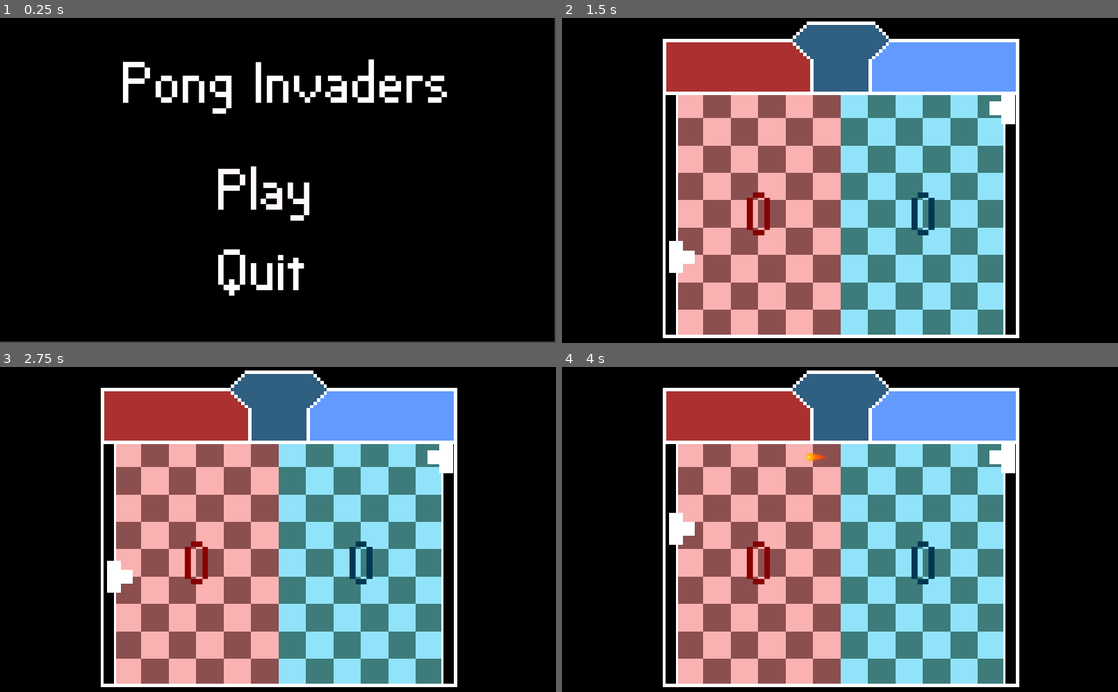
Above: before the commit, frames 1-4 (two rows, left to right).
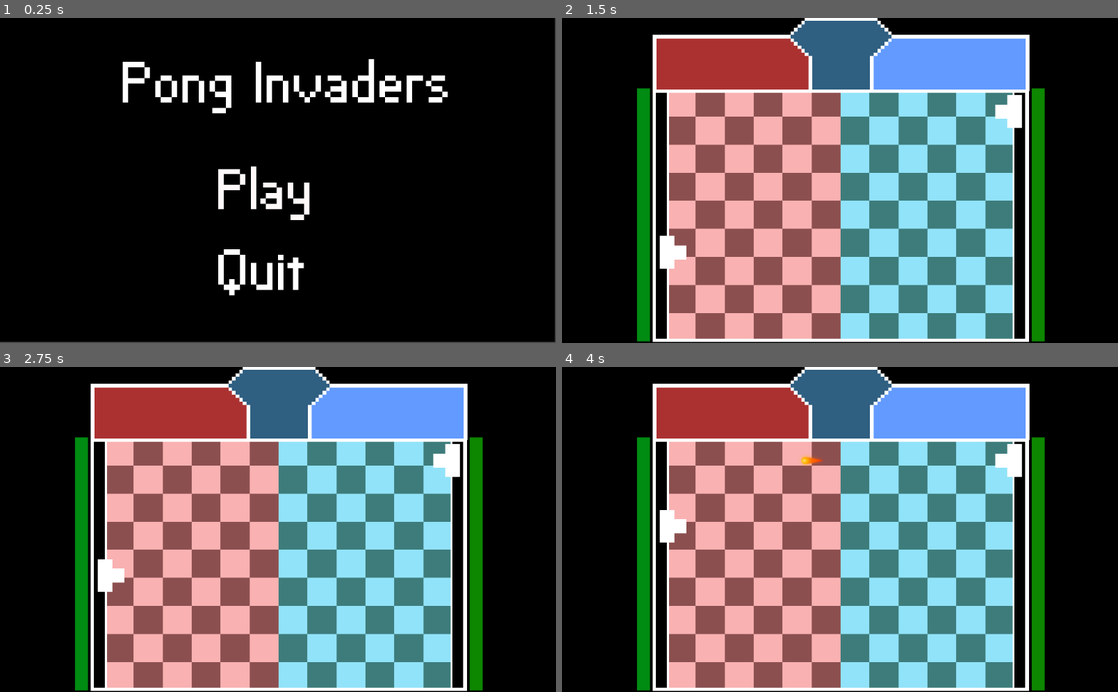
Above: after the commit, the same moments.

Repository: Raelr/dd-pong-invaders
Game: Godot game, scene res://scenes/Main.tscn
Same seed, same stepped clock (60 frames per second), same inputs: the game is played once before the commit and once after it.
Inputs (mouse positions are in pixels of both pictures, inside the frame that each line leads up to):
- Up to frame 1 (0.25 s): no input
- Up to frame 2 (1.5 s): tap Enter at 0.5 s; move the mouse to (828, 193) at 0.52 s; hold W 0.53-1.28 s; click (828, 193) at 0.6 s; move the mouse to (728, 196) at 1.27 s; hold S from 1.28 s (still down); tap E at 1.35 s
- Up to frame 3 (2.75 s): move the mouse to (333, 458) at 2.02 s; release S at 2.03 s; hold W from 2.03 s (still down); hold O from 2.03 s (still down)
- Up to frame 4 (4 s): move the mouse to (812, 594) at 2.77 s; release O at 2.78 s; tap F at 2.85 s; click (812, 594) at 2.92 s; move the mouse to (1006, 578) at 3.52 s; release W at 3.53 s; hold S from 3.53 s (still down); hold H from 3.53 s (still down)

The runs differ from the first frame. In frame 1, 1.4% of the frame differs, in the area x 0-100%, y 0-100%; in frame 2, 22%; in frame 3, 22%; in frame 4, 22%, in the area x 13-87%, y 0-100%.

Commit message:
Fixed aspect ratio and added new UI

Diff:
--- a/project.godot
+++ b/project.godot
@@ -21,7 +21,7 @@
 
 [display]
 
-window/stretch/mode="2d"
+window/stretch/mode="viewport"
 window/stretch/aspect="keep"
 
 [input]
--- a/scenes/Arena.tscn
+++ b/scenes/Arena.tscn
@@ -1,10 +1,11 @@
-[gd_scene load_steps=7 format=2]
+[gd_scene load_steps=8 format=2]
 
 [ext_resource path="res://scenes/TileHalf.tscn" type="PackedScene" id=1]
 [ext_resource path="res://sprites/ArenaOutline.png" type="Texture" id=2]
 [ext_resource path="res://scenes/ArenaManager.gd" type="Script" id=3]
 [ext_resource path="res://fonts/VPPixel-Simplified.otf" type="DynamicFontData" id=4]
 [ext_resource path="res://sprites/ScoreBoard.png" type="Texture" id=5]
+[ext_resource path="res://sprites/HealthBar.png" type="Texture" id=6]
 
 [sub_resource type="DynamicFont" id=1]
 size = 100
@@ -26,6 +27,7 @@
 duration = 0.5
 
 [node name="PlayerTwoTimer" type="Label" parent="."]
+visible = false
 modulate = Color( 0, 0.223529, 0.321569, 1 )
 margin_left = 119.08
 margin_top = -78.7556
@@ -38,6 +40,7 @@
 }
 
 [node name="PlayerOneTimer" type="Label" parent="."]
+visible = false
 modulate = Color( 0.533333, 0, 0, 1 )
 margin_left = -168.709
 margin_top = -78.7556
@@ -57,3 +60,35 @@
 position = Vector2( 0.33181, -274.197 )
 scale = Vector2( 3, 3 )
 texture = ExtResource( 5 )
+
+[node name="PlayerOneHealth" type="TextureProgress" parent="."]
+modulate = Color( 0, 0.54902, 0.0745098, 1 )
+margin_left = -337.534
+margin_top = -216.964
+margin_right = -326.534
+margin_bottom = -72.9641
+rect_scale = Vector2( 2, 3 )
+step = 10.0
+value = 100.0
+rounded = true
+texture_progress = ExtResource( 6 )
+fill_mode = 3
+__meta__ = {
+"_edit_use_anchors_": false
+}
+
+[node name="PlayerTwoHealth" type="TextureProgress" parent="."]
+modulate = Color( 0.054902, 0.529412, 0, 1 )
+margin_left = 316.095
+margin_top = -216.964
+margin_right = 327.095
+margin_bottom = -72.9641
+rect_scale = Vector2( 2, 3 )
+step = 10.0
+value = 100.0
+rounded = true
+texture_progress = ExtResource( 6 )
+fill_mode = 7
+__meta__ = {
+"_edit_use_anchors_": false
+}
--- a/scenes/ArenaManager.gd
+++ b/scenes/ArenaManager.gd
@@ -4,14 +4,14 @@
 	$TileHalfLeft.swap_colors()
 	$TileHalfRight.swap_colors()
 
-func display_timer(is_player_one : bool) -> void:
+func display_timer(is_player_one : bool, status : bool) -> void:
 	if is_player_one:
-		$PlayerOneTimer.visible = true
+		$PlayerOneTimer.visible = status
 	else:
-		$PlayerTwoTimer.visible = true
+		$PlayerTwoTimer.visible = status
 
 func increment_player_timer(delta : float, is_player_one : bool) -> void:
 	if is_player_one:
-		$PlayerOneTimer.text = str(int(delta))
+		$PlayerOneTimer.text = str(int(delta) + 1)
 	else:
-		$PlayerTwoTimer.text = str(int(delta))
+		$PlayerTwoTimer.text = str(int(delta) + 1)
--- a/scenes/Main.tscn
+++ b/scenes/Main.tscn
@@ -33,14 +33,14 @@
 
 [node name="PlayerOne" parent="." instance=ExtResource( 2 )]
 visible = false
-position = Vector2( 238.875, 487.454 )
+position = Vector2( 238.875, 475.596 )
 is_player_one = true
 update = true
 playerMovementSpeed = 240
 
 [node name="PlayerTwo" parent="." instance=ExtResource( 2 )]
 visible = false
-position = Vector2( 799.479, 109.948 )
+position = Vector2( 794.818, 119.26 )
 texture = ExtResource( 3 )
 update = true
 playerMovementSpeed = 240
@@ -48,4 +48,4 @@
 [node name="Camera2D" type="Camera2D" parent="."]
 visible = false
 position = Vector2( 515.571, 236.963 )
-zoom = Vector2( 0.95, 0.95 )
+zoom = Vector2( 0.9, 0.925 )
--- a/scripts/GameManager.gd
+++ b/scripts/GameManager.gd
@@ -25,17 +25,19 @@
 			$Arena.switch_tile_colors()
 		if player_one_stunned:
 			elapsed_time_player_one += delta
-			$Arena.display_timer(true)
+			$Arena.display_timer(true, true)
 			if elapsed_time_player_one >= stun_interval:
 				elapsed_time_player_one = 0
 				player_one_stunned = false
+				$Arena.display_timer(true, false)
 			$Arena.increment_player_timer(elapsed_time_player_one, true)
 		if player_two_stunned:
 			elapsed_time_player_two += delta
-			$Arena.display_timer(false)
+			$Arena.display_timer(false, true)
 			if elapsed_time_player_two >= stun_interval:
 				elapsed_time_player_two = 0
 				player_two_stunned = false
+				$Arena.display_timer(false, false)
 			$Arena.increment_player_timer(elapsed_time_player_two, false)
 
 
--- a/scripts/Player.gd
+++ b/scripts/Player.gd
@@ -67,7 +67,6 @@
 	if (is_player_one and !isPlayerOneStunned):
 		catchUserShootInput()
 		if Input.is_key_pressed(KEY_W) and not Input.is_key_pressed(KEY_S):
-			print("AAAAA")
 			if (self.position.y > y_lower_boundary):
 				self.position.y -= (playerMovementSpeed * delta)
 		elif Input.is_key_pressed(KEY_S) and not Input.is_key_pressed(KEY_W):
